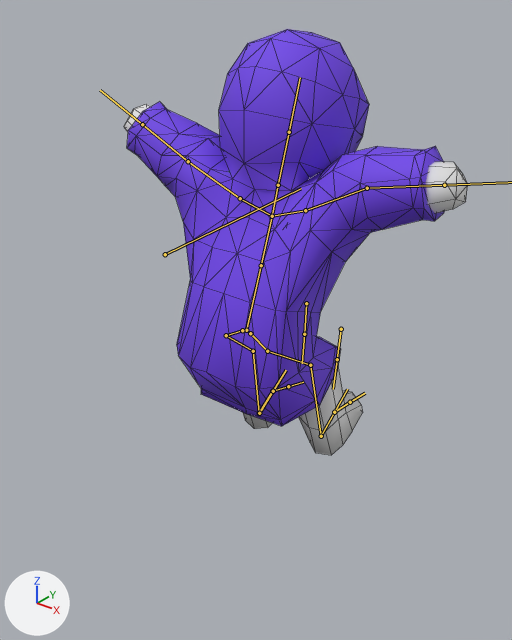
The FBX model Assets/Resources/Animations/allActions.fbx, before and after one commit.
Camera for both pictures: a camera (50 mm lens) standing at (8.18, -7.59, 10.49) and looking at (0.7, 1.77, 4.69). The axes (+X, +Y, +Z) are drawn at lower left. The lights are the same throughout. Both versions are drawn at frame 61 of the action 'Armature|fall'; the numbers are the values there. The bones that bend it are drawn over the model as lines. Mesh edges are drawn as thin lines.

In view in the first picture: 'Body', 'Hoodie'.
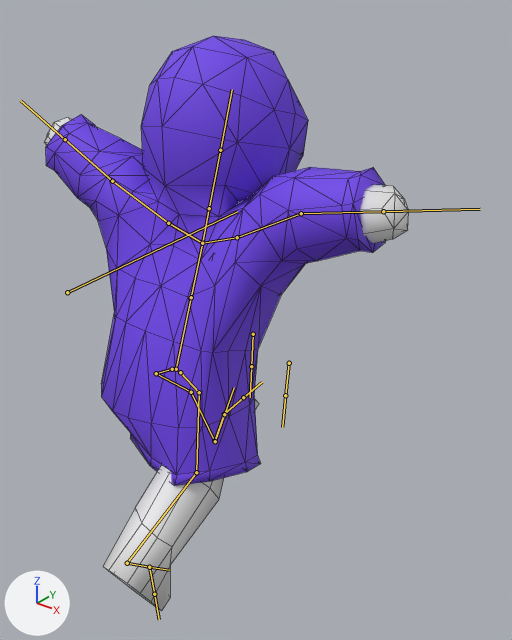
Location of each change, [x1, y1, x2, y2] in pixels of the pictures (512 x 640 px):
'Hoodie', posed (7% wider, 13% taller): before [127, 29, 444, 426]; after [46, 36, 386, 486]
'Body', posed (6% wider, 41% taller): before [124, 104, 468, 455]; after [44, 117, 409, 611]
bone 'root', root to tip: before (165, 254) to (301, 188); after (67, 292) to (237, 211)
bone 'thighBone.L', root to tip: before (226, 335) to (253, 351); after (156, 373) to (191, 392)
bone 'shinBone.L', root to tip: before (253, 351) to (259, 413); after (191, 392) to (214, 441)
bone 'footBone.L', root to tip: before (259, 413) to (272, 391); after (214, 441) to (224, 414)
bone 'legIK.L', root to tip: before (259, 413) to (273, 391); after (215, 441) to (224, 414)
bone 'thighBone.R', root to tip: before (267, 351) to (310, 365); after (199, 392) to (196, 472)
bone 'shinBone.R', root to tip: before (310, 365) to (321, 436); after (196, 472) to (127, 563)
bone 'footBone.R', root to tip: before (321, 436) to (334, 412); after (127, 563) to (149, 567)
bone 'legIK.R', root to tip: before (321, 436) to (334, 412); after (127, 563) to (149, 567)

The change, as a list of edits to the scene's bpy script:
```text
Change bone_root:
    where bone_root = bpy.data.objects['Armature'].pose.bones['root']
    bone_root.location: (0.0, 0.0, 0.0) -> (0.0, -2.01, 0.15)
Change bone_thighbone_l:
    where bone_thighbone_l = bpy.data.objects['Armature'].pose.bones['thighBone.L']  # child of 'hipBone.L'
    bone_thighbone_l.rotation_quaternion: (0.9, -0.083, 0.041, 0.426) -> (0.914, -0.073, 0.045, 0.397)  # degrees (-7, 8, 50) -> degrees (-6, 8, 47)
Change bone_shinbone_l:
    where bone_shinbone_l = bpy.data.objects['Armature'].pose.bones['shinBone.L']  # child of 'thighBone.L'
    bone_shinbone_l.rotation_quaternion: (0.955, 0.063, 0.0, -0.291) -> (0.989, 0.031, 0.0, -0.142)  # degrees (7, 2, -34) -> degrees (3, 0, -16)
Change bone_footbone_l:
    where bone_footbone_l = bpy.data.objects['Armature'].pose.bones['footBone.L']  # child of 'shinBone.L'
    bone_footbone_l.rotation_quaternion: (0.998, -0.053, -0.018, 0.008) -> (0.993, -0.068, -0.014, 0.091)  # degrees (-6, -2, 1) -> degrees (-8, -1, 11)
Change bone_legik_l:
    where bone_legik_l = bpy.data.objects['Armature'].pose.bones['legIK.L']  # child of 'root'
    bone_legik_l.location: (0.52, 4.01, -0.3) -> (0.56, 4.41, -0.3)
    bone_legik_l.rotation_quaternion: (0.989, 0.0, 0.0, 0.149) -> (0.937, 0.0, 0.0, 0.348)  # degrees (0, 0, 17) -> degrees (0, 0, 41)
Change bone_thighbone_r:
    where bone_thighbone_r = bpy.data.objects['Armature'].pose.bones['thighBone.R']  # child of 'hipBone.R'
    bone_thighbone_r.rotation_quaternion: (0.874, -0.114, -0.031, -0.471) -> (0.972, -0.134, -0.006, 0.194)  # degrees (-10, -9, -56) -> degrees (-15, 2, 22)
Change bone_shinbone_r:
    where bone_shinbone_r = bpy.data.objects['Armature'].pose.bones['shinBone.R']  # child of 'thighBone.R'
    bone_shinbone_r.rotation_quaternion: (0.93, 0.077, 0.0, 0.36) -> (0.94, 0.072, 0.0, 0.333)  # degrees (8, -3, 42) -> degrees (8, -3, 39)
Change bone_footbone_r:
    where bone_footbone_r = bpy.data.objects['Armature'].pose.bones['footBone.R']  # child of 'shinBone.R'
    bone_footbone_r.rotation_quaternion: (0.998, -0.043, 0.041, -0.038) -> (0.997, 0.065, 0.051, -0.005)  # degrees (-5, 4, -5) -> degrees (7, 6, 0)
Change bone_legik_r:
    where bone_legik_r = bpy.data.objects['Armature'].pose.bones['legIK.R']  # child of 'root'
    bone_legik_r.location: (-0.41, 4.04, -0.45) -> (1.32, 0.61, -0.45)
    bone_legik_r.rotation_quaternion: (0.987, 0.0, 0.0, -0.16) -> (0.863, 0.0, 0.0, 0.505)  # degrees (0, 0, -18) -> degrees (0, 0, 61)
```
